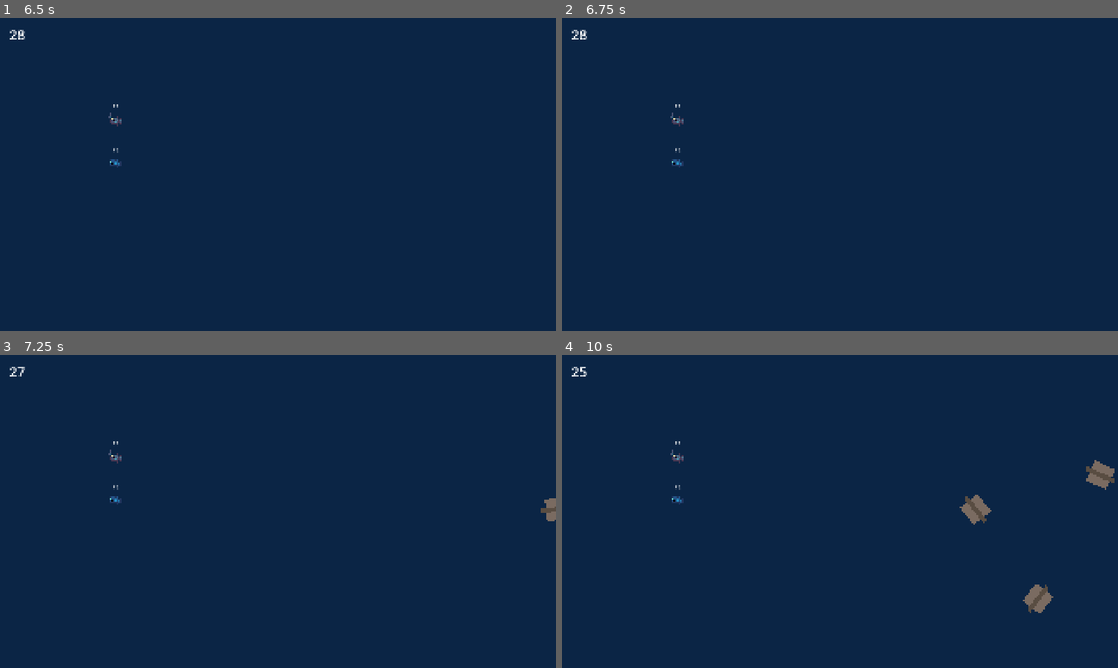
Above: before the commit, frames 1-4 (two rows, left to right).
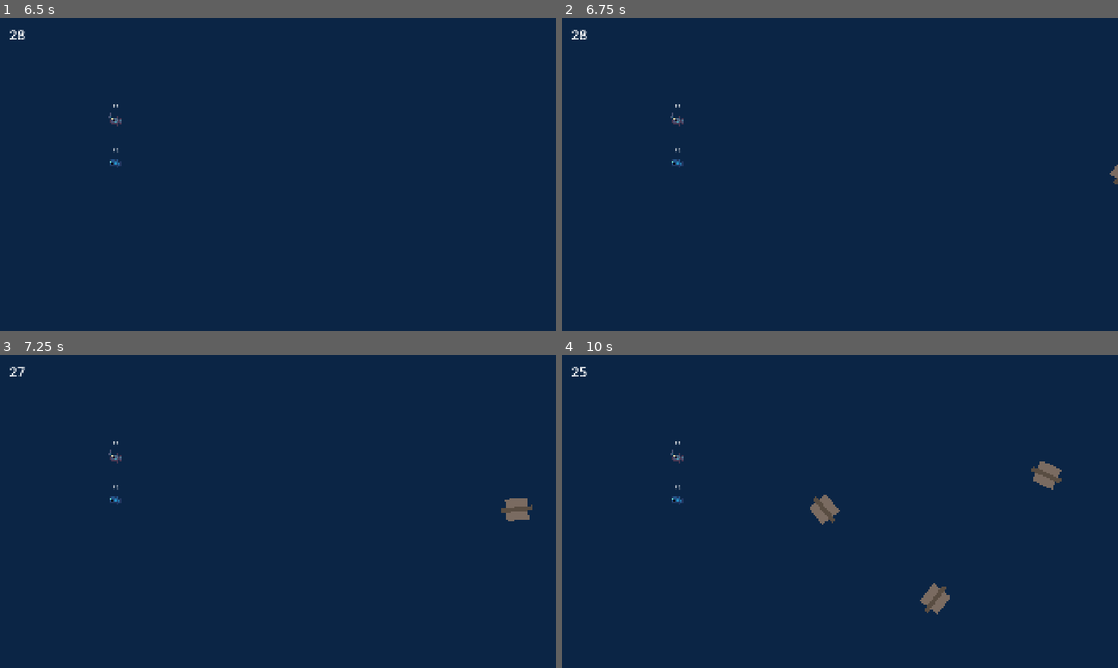
Above: after the commit, the same moments.

Repository: AJGalario/Fish-Co
Game: Godot game, scene res://scenes/main_menu/MainMenu.tscn
Two runs of this game, one before a commit and one after it. Both use one fixed random seed, a clock stepped at 60 frames per second and the inputs below.
Inputs (mouse positions are in pixels of both pictures, inside the frame that each line leads up to):
- Up to frame 1 (6.5 s): click (172, 221) at 0.52 s; type "12" at 0.6 s; click "Enter Aquarium Lobby" at 1.25 s; click "🏆 Play VS. Mode" at 2 s; tap Enter at 2.75, 5 s; hold L (p3_right) 2.78-4.28 s; tap Space (p1_action) at 2.85, 3.5, 3.6, 4.35, 5.1, 5.85 s; tap I (p3_up) at 3.02, 3.32, 3.77, 4.07, 5.27, 5.57, 6.02, 6.32 s; hold J (p3_left) 4.28-5.03 s; hold L (p3_right) from 5.03 s (still down)
- Up to frame 2 (6.75 s): tap Space (p1_action) at 6.5, 6.6 s; release L (p3_right) at 6.53 s; hold J (p3_left) from 6.53 s (still down)
- Up to frame 3 (7.25 s): keep holding J (p3_left); tap I (p3_up) at 6.77, 7.07 s
- Up to frame 4 (10 s): release J (p3_left) at 7.28 s; hold L (p3_right) 7.28-8.03 s; tap Space (p1_action) every 0.75 s from 7.35 to 9.6 s; hold J (p3_left) 8.03-9.53 s; tap I (p3_up) at 8.27, 8.57, 9.02, 9.32, 9.77 s; hold L (p3_right) from 9.53 s (still down)

Frame 1 is identical in both runs. In frame 2, less than 0.1% of the frame differs, in the area x 98-100%, y 46-54%; in frame 3, 0.4%; in frame 4, 1.8%, in the area x 44-100%, y 33-83%.

Commit message:
feat(DebrisDash): dynamically scale track length to match settings and spawn finish line 3s before timer ends

Diff:
--- a/scenes/minigames/mg_debris_dash/DebrisDash.gd
+++ b/scenes/minigames/mg_debris_dash/DebrisDash.gd
@@ -5,11 +5,13 @@
 
 const DebrisScene = preload("res://scenes/minigames/mg_debris_dash/SinkingDebris.tscn")
 
-@export var scroll_speed: float = 180.0
+@export var scroll_speed: float = 320.0
 @export var debris_interval: float = 1.2
+const FINISH_SPAWN_SECONDS_BEFORE_END: float = 3.0
 
 var debris_timer: float = 0.0
 var winners_ranking: Array = []
+var finish_line_spawned: bool = false
 
 @onready var world_container: Node2D = $WorldContainer
 @onready var finish_line_area: Area2D = $WorldContainer/FinishLineArea
@@ -22,6 +24,10 @@
 
 	if finish_line_area:
 		finish_line_area.body_entered.connect(_on_finish_line_reached)
+		# Deactivate and park off-screen initially; dynamically spawns 3s before timer runs out
+		finish_line_area.visible = false
+		finish_line_area.set_deferred("monitoring", false)
+		finish_line_area.position.x = 99999.0
 
 func setup_players() -> void:
 	super.setup_players()
@@ -32,23 +38,63 @@
 			child.base_speed = 460.0
 
 func _process(delta: float) -> void:
-	super._process(delta)
 	if not is_active:
 		return
 
 	# Scroll world to the left
 	world_container.position.x -= scroll_speed * delta
 
-	debris_timer += delta
-	if debris_timer >= debris_interval:
-		debris_timer = 0.0
-		_spawn_debris_scene()
+	# Manage round timer countdown
+	if time_remaining > 0.0:
+		time_remaining -= delta
+		if timer_label:
+			timer_label.text = "%02d" % max(0, int(time_remaining))
+	else:
+		if timer_label:
+			timer_label.text = "00"
 
-	# Check for fish pushed beyond the left screen boundary
+	# Dynamically spawn finish line 3 seconds before the timer hits 0
+	if time_remaining <= FINISH_SPAWN_SECONDS_BEFORE_END and not finish_line_spawned:
+		_spawn_finish_line()
+
+	# Spawn debris hazards until finish line has arrived
+	if not finish_line_spawned:
+		debris_timer += delta
+		if debris_timer >= debris_interval:
+			debris_timer = 0.0
+			_spawn_debris_scene()
+
+	# Check for fish pushed beyond the left screen boundary (unless already finished)
 	for child in get_children():
-		if child is FishPlayer and not child.is_dead:
+		if child is FishPlayer and not child.is_dead and child.player_id not in winners_ranking:
 			if child.global_position.x < 50.0:
 				child.die("Swept away by the rapid current!")
+
+	# Conclude game if the finish line has fully crossed the screen past the left edge
+	if finish_line_spawned:
+		if finish_line_area and finish_line_area.global_position.x < -100.0:
+			finish_minigame()
+		elif time_remaining <= -4.0: # Failsafe grace period
+			finish_minigame()
+
+func _spawn_finish_line() -> void:
+	if finish_line_spawned or not finish_line_area:
+		return
+	finish_line_spawned = true
+
+	# Spawn just past the right screen boundary (1920) so it scrolls into view smoothly
+	finish_line_area.position = Vector2(1960.0 - world_container.position.x, 540.0)
+	finish_line_area.visible = true
+	finish_line_area.set_deferred("monitoring", true)
+
+	# Announce final sprint
+	if instructions_label:
+		instructions_label.text = "🏁 FINAL STRETCH! 🏁"
+		instructions_label.visible = true
+		get_tree().create_timer(1.8).timeout.connect(func():
+			if is_instance_valid(instructions_label) and is_active:
+				instructions_label.visible = false
+		)
 
 func _spawn_debris_scene() -> void:
 	var debris = DebrisScene.instantiate() as SinkingDebris
@@ -60,6 +106,10 @@
 	if body is FishPlayer and body.player_id not in winners_ranking:
 		winners_ranking.append(body.player_id)
 		body.set_physics_process(false)
+
+		# Celebratory glow on the victorious fish
+		var tween = create_tween()
+		tween.tween_property(body, "modulate", Color(1.3, 1.3, 0.8), 0.15)
 
 		if winners_ranking.size() >= surviving_player_ids.size():
 			finish_minigame()
--- a/scenes/minigames/mg_debris_dash/DebrisDash.tscn
+++ b/scenes/minigames/mg_debris_dash/DebrisDash.tscn
@@ -17,7 +17,7 @@
 [node name="WorldContainer" type="Node2D" parent="." index="1"]
 
 [node name="FinishLineArea" type="Area2D" parent="WorldContainer" index="0"]
-position = Vector2(3500, 540)
+position = Vector2(99999, 540)
 collision_layer = 0
 collision_mask = 2
 
@@ -25,20 +25,28 @@
 shape = SubResource("RectangleShape2D_finish")
 
 [node name="FinishLineVisual" type="ColorRect" parent="WorldContainer/FinishLineArea" index="1"]
-offset_left = -20.0
+offset_left = -25.0
 offset_top = -540.0
-offset_right = 20.0
+offset_right = 25.0
 offset_bottom = 540.0
-color = Color(0.2, 0.9, 0.4, 0.8)
+color = Color(0.15, 0.95, 0.45, 0.85)
 
-[node name="Label" type="Label" parent="WorldContainer/FinishLineArea" index="2"]
-offset_left = -30.0
-offset_top = -40.0
-offset_right = 30.0
-offset_bottom = -10.0
-theme_override_font_sizes/font_size = 32
-text = "FINISH"
+[node name="FinishLineCenter" type="ColorRect" parent="WorldContainer/FinishLineArea" index="2"]
+offset_left = -4.0
+offset_top = -540.0
+offset_right = 4.0
+offset_bottom = 540.0
+color = Color(1, 1, 1, 0.95)
+
+[node name="Label" type="Label" parent="WorldContainer/FinishLineArea" index="3"]
+offset_left = -100.0
+offset_top = -25.0
+offset_right = 100.0
+offset_bottom = 25.0
+theme_override_font_sizes/font_size = 36
+text = "🏁 FINISH 🏁"
 horizontal_alignment = 1
+vertical_alignment = 1
 
 [node name="Spawn1" parent="SpawnPoints" index="0"]
 position = Vector2(400, 350)
